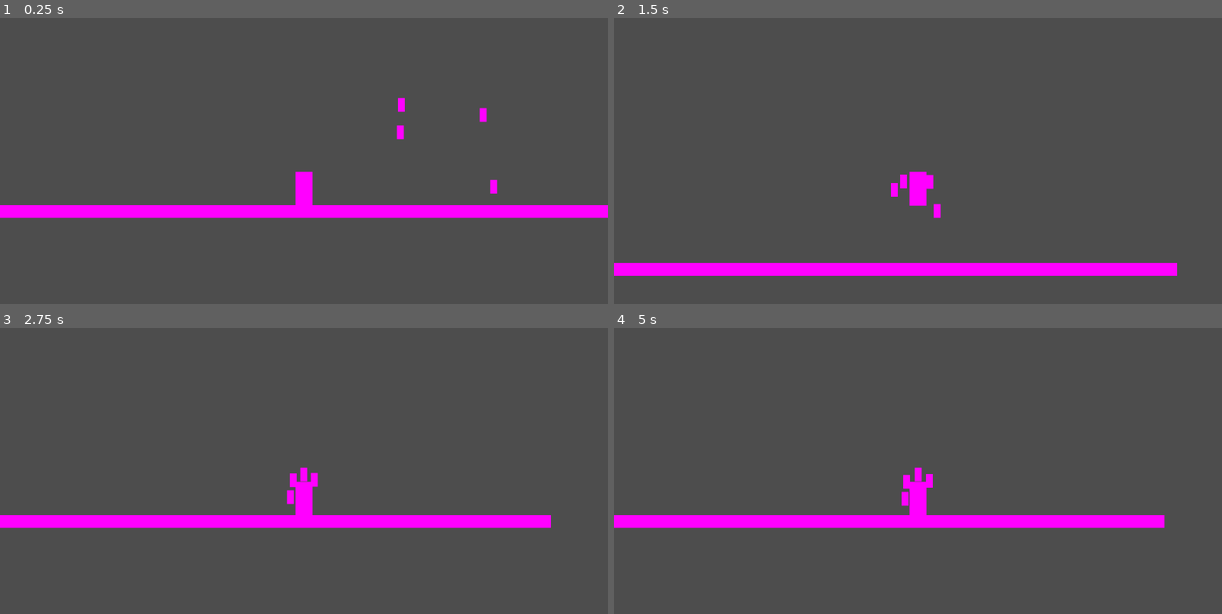
Above: before the commit, frames 1-4 (two rows, left to right).
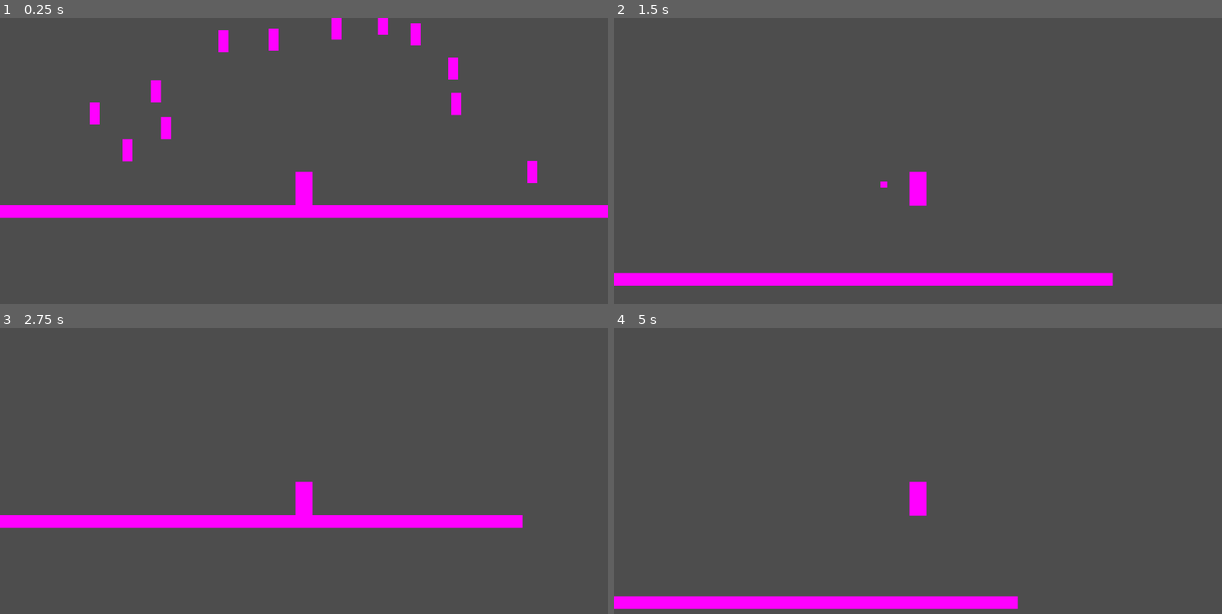
Above: after the commit, the same moments.

Repository: Christian-Lago/Transcendence-Skillbreaker
Game: Godot game, scene res://scenes/main.tscn
Same seed, same stepped clock (60 frames per second), same inputs: the game is played once before the commit and once after it.
Inputs (mouse positions are in pixels of both pictures, inside the frame that each line leads up to):
- Up to frame 1 (0.25 s): no input
- Up to frame 2 (1.5 s): move the mouse to (1051, 172) at 0.52 s; hold D (Right) from 0.53 s (still down); tap C (Ultimate) at 0.6 s; tap W (Up) at 0.77 s; move the mouse to (796, 206) at 1.27 s; click (796, 206) at 1.35 s
- Up to frame 3 (2.75 s): tap W (Up) at 1.52 s; tap C (Ultimate) at 1.55, 2.1 s; move the mouse to (364, 422) at 2.02 s; release D (Right) at 2.03 s; hold A (Left) from 2.03 s (still down)
- Up to frame 4 (5 s): move the mouse to (887, 568) at 2.77 s; release A (Left) at 2.78 s; hold D (Right) 2.78-4.28 s; tap C (Ultimate) at 2.85, 3.8, 4.35 s; tap W (Up) at 3.02, 3.77, 4.52 s; move the mouse to (1100, 551) at 3.52 s; click (1100, 551) at 3.6 s; move the mouse to (735, 448) at 4.27 s; hold A (Left) from 4.28 s (still down)

The runs differ from the first frame. In frame 1, 1.8% of the frame differs, in the area x 14-89%, y 0-62%; in frame 2, 6.6%; in frame 3, 0.5%; in frame 4, 7.5%, in the area x 0-91%, y 48-99%.

Commit message:
feat: ultimate rework, projectile scale

Diff:
--- a/scenes/enemy.tscn
+++ b/scenes/enemy.tscn
@@ -3,6 +3,8 @@
 [ext_resource type="Script" path="res://scripts/enemy.gd" id="1_dtlav"]
 
 [sub_resource type="CapsuleShape2D" id="CapsuleShape2D_y21w1"]
+radius = 14.0
+height = 50.0
 
 [sub_resource type="PlaceholderTexture2D" id="PlaceholderTexture2D_t40w3"]
 
@@ -14,8 +16,8 @@
 shape = SubResource("CapsuleShape2D_y21w1")
 
 [node name="Sprite2D" type="Sprite2D" parent="."]
-position = Vector2(-0.5, 3.57628e-07)
-scale = Vector2(13, 26)
+position = Vector2(-0.500001, 2.38419e-07)
+scale = Vector2(19, 42)
 texture = SubResource("PlaceholderTexture2D_t40w3")
 
 [node name="NavigationAgent2D" type="NavigationAgent2D" parent="."]
--- a/scenes/main.tscn
+++ b/scenes/main.tscn
@@ -12,16 +12,49 @@
 [node name="World" parent="." instance=ExtResource("2_uotr0")]
 
 [node name="Enemy" parent="." instance=ExtResource("3_gsu4p")]
-position = Vector2(330, -34)
-enemy_level = 100
+position = Vector2(403, -65)
+enemy_level = 80
 
 [node name="Enemy2" parent="." instance=ExtResource("3_gsu4p")]
-position = Vector2(149, -155)
-enemy_level = 89
+position = Vector2(-499, -186)
+enemy_level = 80
 
 [node name="Enemy3" parent="." instance=ExtResource("3_gsu4p")]
-position = Vector2(308, -184)
-enemy_level = 100
+position = Vector2(168, -354)
+enemy_level = 80
 
 [node name="Enemy4" parent="." instance=ExtResource("3_gsu4p")]
-position = Vector2(147, -213)
+position = Vector2(-379, -236)
+enemy_level = 80
+
+[node name="Enemy9" parent="." instance=ExtResource("3_gsu4p")]
+position = Vector2(-438, -111)
+enemy_level = 80
+
+[node name="Enemy10" parent="." instance=ExtResource("3_gsu4p")]
+position = Vector2(-363, -160)
+enemy_level = 80
+
+[node name="Enemy11" parent="." instance=ExtResource("3_gsu4p")]
+position = Vector2(100, -378)
+enemy_level = 80
+
+[node name="Enemy12" parent="." instance=ExtResource("3_gsu4p")]
+position = Vector2(3, -372)
+enemy_level = 80
+
+[node name="Enemy5" parent="." instance=ExtResource("3_gsu4p")]
+position = Vector2(255, -209)
+enemy_level = 80
+
+[node name="Enemy8" parent="." instance=ExtResource("3_gsu4p")]
+position = Vector2(246, -282)
+enemy_level = 80
+
+[node name="Enemy6" parent="." instance=ExtResource("3_gsu4p")]
+position = Vector2(-132, -351)
+enemy_level = 80
+
+[node name="Enemy7" parent="." instance=ExtResource("3_gsu4p")]
+position = Vector2(-238, -344)
+enemy_level = 80
--- a/scripts/player.gd
+++ b/scripts/player.gd
@@ -36,7 +36,7 @@
 
 # Coste del ultimate
 # Ultimate cost
-const ENERGY_COST     = 80.0
+const ENERGY_COST     = 0.0
 
 # Regeneración de energía por segundo
 # Energy regen per second
@@ -48,15 +48,15 @@
 
 # Radio del ultimate
 # Ultimate radius
-const ULT_RADIUS      = 300.0
+const ULT_RADIUS      = 500.0
 
 # Cooldown del ultimate
 # Ultimate cooldown
-const ULT_COOLDOWN    = 2.0
+const ULT_COOLDOWN    = 0.0
 
 # Energía actual
 # Current energy
-var energy              = 50.0
+var energy              = 100.0
 
 # Temporizador del cooldown
 # Cooldown timer
@@ -138,13 +138,13 @@
 func _use_ultimate():
 	# Comprobar si hay suficiente energía y cooldown
 	# Check if enough energy and cooldown
-	if energy < ENERGY_COST or ult_cooldown_timer > 0:
+	if energy < ENERGY_COST:
 		return
 
 	# Gastar energía y activar cooldown
 	# Spend energy and activate cooldown
 	energy -= ENERGY_COST
-	ult_cooldown_timer = ULT_COOLDOWN
+	#ult_cooldown_timer = ULT_COOLDOWN
 
 	# Detectar enemigos en radio y matarlos
 	# Detect enemies in radius and kill them
@@ -158,8 +158,18 @@
 	var results = space.intersect_shape(query)
 	for r in results:
 		var body = r["collider"]
-		if body.has_method("die"):
-			print("Ultimate mata enemigo nivel / Ultimate kills enemy level: ", body.enemy_level)
-			body.die()
+		if body.has_method("take_damage"):
+			var diff = body.enemy_level - 90
+			if diff <= -10:
+				# Enemigo 10+ niveles por debajo, muerte instantánea
+				# Enemy 10+ levels below, instant kill
+				print("Ultimate: muerte instantánea a nivel / instant kill level: ", body.enemy_level)
+				body.die()
+			else:
+				# Enemigo cercano en nivel, solo daño
+				# Enemy close in level, damage only
+				var damage = 80.0
+				print("Ultimate: daño a nivel / damage to level: ", body.enemy_level, " | Daño / Damage: ", damage)
+				body.take_damage(damage)
 
 	print("Ultimate activado / Ultimate activated")
--- a/scripts/pressure_shot.gd
+++ b/scripts/pressure_shot.gd
@@ -37,6 +37,12 @@
 	falloff_start = f_start
 	falloff_end   = f_end
 	origin        = global_position
+	# Escalar el proyectil según la carga
+	# Scale projectile based on charge
+	var min_scale = 1.0
+	var max_scale = 2.0
+	var final_scale = lerp(min_scale, max_scale, charge_pct)
+	scale = Vector2(final_scale, final_scale)
 
 func _physics_process(delta):
 	# Mover el proyectil
